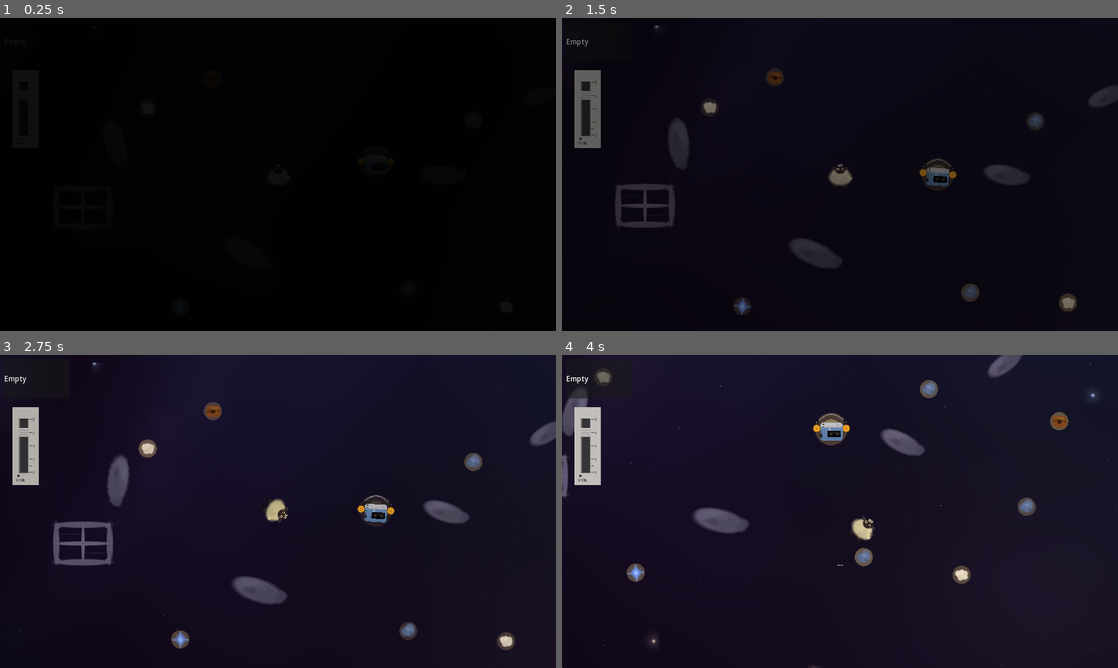
Above: before the commit, frames 1-4 (two rows, left to right).
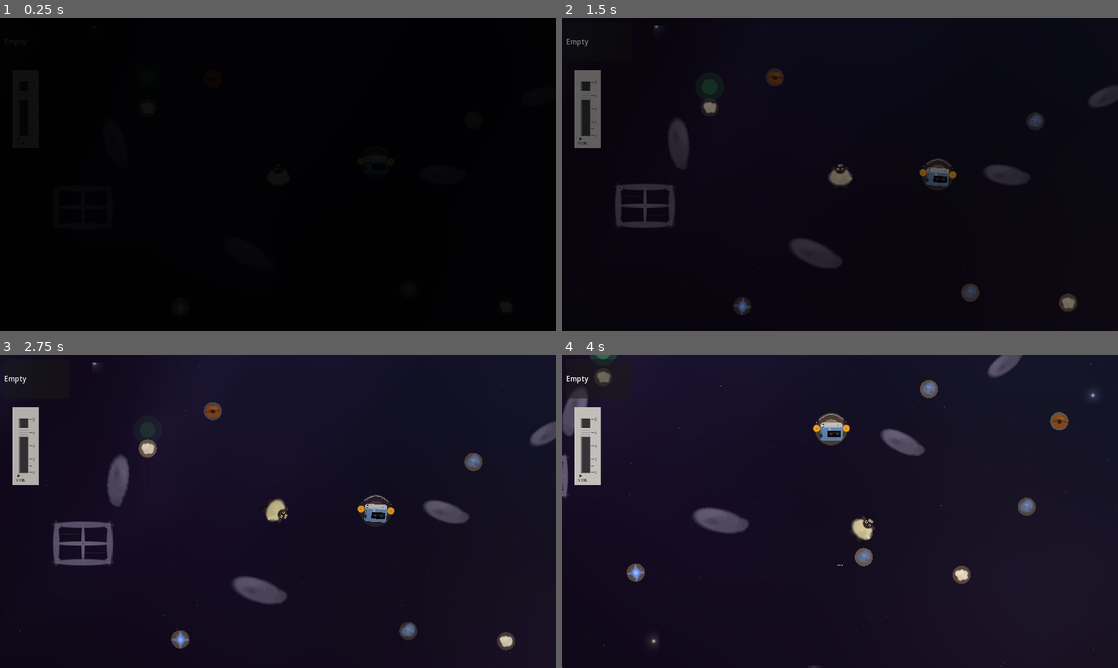
Above: after the commit, the same moments.

Repository: llama-with-thumbs/ashes-of-the-meadow
Game: Godot game, scene res://scenes/main.tscn
Same seed, same stepped clock (60 frames per second), same inputs: the game is played once before the commit and once after it.
Inputs (mouse positions are in pixels of both pictures, inside the frame that each line leads up to):
- Up to frame 1 (0.25 s): no input
- Up to frame 2 (1.5 s): tap Enter at 0.5 s; drag from (589, 108) to (840, 174) at 0.52 s; drag from (728, 190) to (840, 174) at 1.27 s
- Up to frame 3 (2.75 s): move the mouse to (333, 442) at 2.02 s; hold D (move_right) from 2.03 s (still down); hold Space (bass_pulse) from 2.03 s (still down)
- Up to frame 4 (4 s): release D (move_right) at 2.75 s; release Space (bass_pulse) at 2.75 s; drag from (812, 574) to (940, 511) at 2.77 s; move the mouse to (1006, 558) at 3.52 s; hold A (move_left) from 3.53 s (still down); hold Space (bass_pulse) from 3.53 s (still down)

The runs differ from the first frame. In frame 2, 0.1% of the frame differs, in the area x 25-28%, y 19-25%; in frame 3, 0.1%; in frame 4, less than 0.1%.

Commit message:
feat: add compass UI that points toward home base, with pickup mechanic
Compass appears in top-right corner (10px margin) after the sheep
picks up a glowing compass item in the world. "N" always points
toward the HomeBase.

Co-Authored-By: Claude Opus 4.6 <noreply@anthropic.com>

Diff:
--- a/scenes/main.tscn
+++ b/scenes/main.tscn
@@ -11,6 +11,8 @@
 [ext_resource type="Script" path="res://scripts/world/sprite_loader.gd" id="9"]
 [ext_resource type="Shader" path="res://assets/shaders/starfield.gdshader" id="10"]
 [ext_resource type="Script" path="res://scripts/ui/volume_wheel.gd" id="11"]
+[ext_resource type="Script" path="res://scripts/ui/compass.gd" id="12"]
+[ext_resource type="Script" path="res://scripts/objects/compass_pickup.gd" id="13"]
 
 [sub_resource type="ShaderMaterial" id="starfield_mat"]
 shader = ExtResource("10")
@@ -29,6 +31,9 @@
 
 [sub_resource type="CircleShape2D" id="cassette_shape"]
 radius = 20.0
+
+[sub_resource type="CircleShape2D" id="compass_shape"]
+radius = 18.0
 
 [sub_resource type="RectangleShape2D" id="homebase_shape"]
 size = Vector2(60, 40)
@@ -129,6 +134,14 @@
 
 [node name="Sprite2D" type="Sprite2D" parent="CassettePickup"]
 scale = Vector2(0.6, 0.6)
+
+[node name="CompassPickup" type="Area2D" parent="."]
+position = Vector2(-200, -150)
+script = ExtResource("13")
+collision_mask = 1
+
+[node name="CollisionShape2D" type="CollisionShape2D" parent="CompassPickup"]
+shape = SubResource("compass_shape")
 
 [node name="HomeBase" type="StaticBody2D" parent="."]
 position = Vector2(-300, 50)
@@ -355,6 +368,16 @@
 offset_bottom = 300.0
 script = ExtResource("11")
 
+[node name="Compass" type="Control" parent="UI/HUD"]
+anchors_preset = 1
+anchor_left = 1.0
+anchor_right = 1.0
+offset_left = -110.0
+offset_top = 10.0
+offset_right = -10.0
+offset_bottom = 110.0
+script = ExtResource("12")
+
 [node name="FadeRect" type="ColorRect" parent="UI"]
 anchors_preset = 15
 anchor_right = 1.0
--- /dev/null
+++ b/scripts/objects/compass_pickup.gd
@@ -0,0 +1,40 @@
+extends Area2D
+
+## A compass the sheep can pick up to navigate toward home
+
+var time: float = 0.0
+var picked_up: bool = false
+
+func _ready() -> void:
+	body_entered.connect(_on_body_entered)
+
+func _process(delta: float) -> void:
+	if picked_up:
+		return
+	time += delta
+	position.y += sin(time * 1.2) * 0.25
+	rotation = sin(time * 0.6) * 0.1
+	queue_redraw()
+
+func _draw() -> void:
+	if picked_up:
+		return
+	# Cool cyan-green glow
+	var alpha := 0.12 + sin(time * 1.8) * 0.06
+	draw_circle(Vector2.ZERO, 22.0, Color(0.2, 0.9, 0.4, alpha))
+	draw_circle(Vector2.ZERO, 12.0, Color(0.3, 1.0, 0.5, alpha * 1.5))
+
+func _on_body_entered(body: Node2D) -> void:
+	if picked_up:
+		return
+	if body.is_in_group("player") and body.has_method("receive_compass"):
+		picked_up = true
+		var tween := create_tween()
+		tween.tween_property(self, "global_position", body.global_position, 0.5)\
+			.set_ease(Tween.EASE_IN).set_trans(Tween.TRANS_QUAD)
+		tween.parallel().tween_property(self, "scale", Vector2(0.1, 0.1), 0.5)
+		tween.parallel().tween_property(self, "modulate:a", 0.0, 0.5)
+		tween.tween_callback(func():
+			body.receive_compass()
+			queue_free()
+		)
--- a/scripts/player/sheep.gd
+++ b/scripts/player/sheep.gd
@@ -66,6 +66,15 @@
 func enable_movement() -> void:
 	## Enable basic movement (no cassette yet)
 	can_move = true
+
+func receive_compass() -> void:
+	## Compass picked up — show compass UI
+	var compass := get_tree().get_first_node_in_group("compass_ui")
+	if compass:
+		compass.visible = true
+		compass.modulate.a = 0.0
+		var tween := create_tween()
+		tween.tween_property(compass, "modulate:a", 1.0, 0.8)
 
 func receive_cassette() -> void:
 	## Cassette picked up — full sound-powered movement
--- /dev/null
+++ b/scripts/ui/compass.gd
@@ -0,0 +1,106 @@
+extends Control
+
+## Compass UI widget — "N" always points toward the HomeBase
+
+@export var radius: float = 40.0
+
+var _player: Node2D
+var _home_base: Node2D
+
+# Colors matching the reference compass
+var bg_color := Color(0.08, 0.08, 0.08, 0.85)
+var ring_color := Color(0.25, 0.25, 0.25, 1.0)
+var tick_color := Color(0.85, 0.85, 0.85, 1.0)
+var cardinal_color := Color(0.2, 0.9, 0.3, 1.0)  # Green like the reference
+var north_color := Color(0.2, 0.9, 0.3, 1.0)
+var center_color := Color(0.6, 0.6, 0.6, 1.0)
+
+func _ready() -> void:
+	add_to_group("compass_ui")
+	visible = false
+	_player = get_tree().get_first_node_in_group("player")
+	_home_base = get_node_or_null("/root/DemoWorld/HomeBase")
+
+func _process(_delta: float) -> void:
+	if _player == null:
+		_player = get_tree().get_first_node_in_group("player")
+	if _home_base == null:
+		_home_base = get_node_or_null("/root/DemoWorld/HomeBase")
+	queue_redraw()
+
+func _draw() -> void:
+	var center := Vector2(radius + 10.0, radius + 10.0)
+
+	# Angle from player to home base (0 = right, rotating CCW)
+	var angle_to_base := 0.0
+	if _player and _home_base:
+		var dir := _home_base.global_position - _player.global_position
+		angle_to_base = dir.angle()  # radians, 0=right, PI/2=down in Godot
+
+	# The compass rotates so that "N" (up on the dial) points toward the base.
+	# We want "up" (-PI/2 in screen coords) to align with angle_to_base.
+	# So rotation offset = angle_to_base + PI/2 (because "N" is drawn at -PI/2)
+	var rot := angle_to_base + PI / 2.0
+
+	# Background circle
+	draw_circle(center, radius + 4.0, ring_color)
+	draw_circle(center, radius, bg_color)
+
+	# Tick marks — 36 small, 8 medium, 4 large (cardinal)
+	for i in 36:
+		var tick_angle: float = rot + float(i) * TAU / 36.0
+		var is_cardinal: bool = (i % 9 == 0)
+		var is_intercardinal: bool = (i % 9 == 4 or i % 9 == 5)  # rough
+		is_intercardinal = (i % 9 != 0 and i % 4 == 0)  # every 4th that isn't cardinal
+
+		var inner: float
+		var width: float
+		var color: Color
+		if is_cardinal:
+			inner = radius - 12.0
+			width = 2.5
+			color = tick_color
+		elif i % 4 == 0:  # intercardinal (every 4th = every 40 degrees... use every 9/2)
+			inner = radius - 8.0
+			width = 1.5
+			color = Color(tick_color, 0.7)
+		else:
+			inner = radius - 5.0
+			width = 1.0
+			color = Color(tick_color, 0.4)
+
+		var dir := Vector2.from_angle(tick_angle - PI / 2.0)
+		var p1 := center + dir * inner
+		var p2 := center + dir * (radius - 2.0)
+		draw_line(p1, p2, color, width)
+
+	# Cardinal labels: N, E, S, W
+	var labels := ["N", "E", "S", "W"]
+	var label_font := ThemeDB.fallback_font
+	var font_size := 14
+	for i in 4:
+		var label_angle: float = rot + float(i) * TAU / 4.0
+		var dir := Vector2.from_angle(label_angle - PI / 2.0)
+		var pos := center + dir * (radius - 22.0)
+
+		var col: Color
+		if i == 0:
+			col = north_color  # N is bright green
+		else:
+			col = cardinal_color
+
+		# Larger font for N
+		var fs: int = 16 if i == 0 else font_size
+		var text_size := label_font.get_string_size(labels[i], HORIZONTAL_ALIGNMENT_CENTER, -1, fs)
+		draw_string(label_font, pos - text_size / 2.0 + Vector2(0, text_size.y * 0.35), labels[i], HORIZONTAL_ALIGNMENT_CENTER, -1, fs, col)
+
+	# North arrow — triangle pointing outward from center toward N
+	var n_dir := Vector2.from_angle(rot - PI / 2.0)
+	var arrow_tip := center + n_dir * (radius - 2.0)
+	var arrow_base_l := center + n_dir * (radius - 14.0) + n_dir.rotated(PI / 2.0) * 4.0
+	var arrow_base_r := center + n_dir * (radius - 14.0) - n_dir.rotated(PI / 2.0) * 4.0
+	draw_colored_polygon([arrow_tip, arrow_base_l, arrow_base_r], north_color)
+
+	# Center pin
+	draw_circle(center, 4.0, center_color)
+	draw_circle(center, 2.5, Color(0.4, 0.4, 0.4, 1.0))
Not shown: 1 places in scenes/main.tscn that only renumber resources
